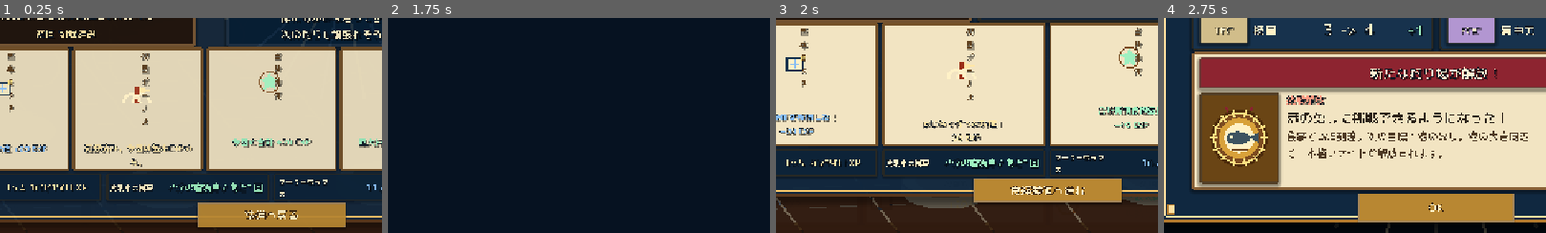
Above: before the commit, frames 1-4 (left to right).
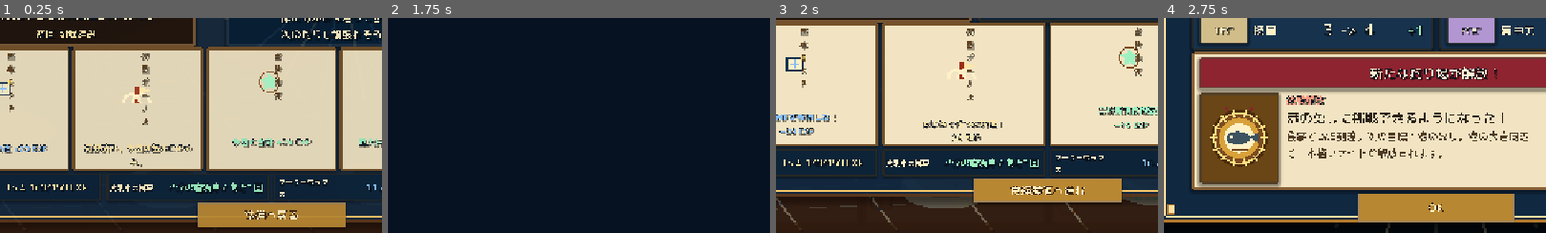
Above: after the commit, the same moments.

Repository: RYUKOU-OKUMURA/tsuri_quest_umi_mvp
Game: Godot game, scene res://tools/cooking_content_audit.tscn
Two runs of this game, one before a commit and one after it. Both use one fixed random seed, a clock stepped at 60 frames per second and the inputs below. This scene is started directly instead of the project's main scene.
Inputs:
- Up to frame 1 (0.25 s): no input
- Up to frame 2 (1.75 s): click "調理する" at 0.5 s; click "港へ" at 1.25 s
- Up to frame 3 (2 s): no input
- Up to frame 4 (2.75 s): click "詳細" at 2 s
The pictures show only the part of the screen within x 14-64%, y 50-100%; the shares and areas given below are measured in that part.

Frames 1-2 are identical in both runs. In frame 3, 0.4% of the frame differs, in the area x 2-23%, y 65-70%; in frame 4, nothing differs.

Commit message:
Align meal result status timing

Diff:
--- a/src/ui/components/cooking_reward_panel.gd
+++ b/src/ui/components/cooking_reward_panel.gd
@@ -773,16 +773,21 @@
 func _refresh_status_strip(result: Dictionary) -> void:
 	if _status_level_label == null:
 		return
-	var next_exp := PlayerProgress.exp_to_next_level()
+	var snapshot := Dictionary(result.get("status_snapshot", {}))
+	var level := int(snapshot.get("level", PlayerProgress.level))
+	var exp := int(snapshot.get("exp", PlayerProgress.exp))
+	var next_exp := int(snapshot.get("exp_max", PlayerProgress.exp_to_next_level()))
+	var fish_total := int(snapshot.get("fish_total", _total_fish_count()))
+	var money := int(snapshot.get("money", PlayerProgress.money))
 	_status_level_label.text = "Lv.%d  %d/%d EXP" % [
-		PlayerProgress.level,
-		PlayerProgress.exp,
+		level,
+		exp,
 		next_exp,
 	]
 	var buff := Dictionary(result.get("buff", {}))
 	_status_meal_label.text = "%s / あと1回" % String(buff.get("name", result.get("dish_name", "料理")))
-	_status_cooler_label.text = "%d / 20" % _total_fish_count()
-	_status_money_label.text = "%d G" % PlayerProgress.money
+	_status_cooler_label.text = "%d / 20" % fish_total
+	_status_money_label.text = "%d G" % money
 
 
 func _total_fish_count() -> int:
--- a/src/ui/cooking_screen.gd
+++ b/src/ui/cooking_screen.gd
@@ -935,9 +935,17 @@
 	_refresh_all()
 	var leveled := not leveled_to.is_empty()
 	var reward_exp_after := exp_max_before if leveled else PlayerProgress.exp
+	var meal_status_snapshot := _meal_status_snapshot(level_before, exp_before, exp_max_before)
 	_show_meal_result(result, leveled)
 	_show_reward_overlay(
-		result, exp_before, reward_exp_after, exp_max_before, level_before, stats_before, leveled
+		result,
+		exp_before,
+		reward_exp_after,
+		exp_max_before,
+		level_before,
+		stats_before,
+		leveled,
+		meal_status_snapshot
 	)
 	Juicer.add_trauma(0.16)
 
@@ -1091,11 +1099,12 @@
 	exp_max: int,
 	level_before: int,
 	stats_before: Dictionary,
-	leveled: bool
+	leveled: bool,
+	meal_status_snapshot := {}
 ) -> void:
 	var panel := CookingRewardPanelScript.new()
 	add_child(panel)
-	panel.show_meal_result(result)
+	panel.show_meal_result(_with_meal_status_snapshot(result, meal_status_snapshot))
 	panel.closed.connect(
 		func() -> void:
 			_show_exp_reward_overlay(
@@ -1108,6 +1117,24 @@
 				leveled
 			)
 	)
+
+
+func _meal_status_snapshot(level_before: int, exp_before: int, exp_max_before: int) -> Dictionary:
+	return {
+		"level": level_before,
+		"exp": exp_before,
+		"exp_max": exp_max_before,
+		"fish_total": _total_fish_count(),
+		"money": PlayerProgress.money,
+	}
+
+
+func _with_meal_status_snapshot(result: Dictionary, meal_status_snapshot: Dictionary) -> Dictionary:
+	if meal_status_snapshot.is_empty() or result.has("status_snapshot"):
+		return result
+	var display_result := result.duplicate(true)
+	display_result["status_snapshot"] = meal_status_snapshot.duplicate(true)
+	return display_result
 
 
 func _show_exp_reward_overlay(
--- a/tools/cooking_content_audit.gd
+++ b/tools/cooking_content_audit.gd
@@ -215,6 +215,7 @@
 	var screen := await _mount_cooking_screen()
 	var result := _fake_level_result()
 	_seed_after_meal_state()
+	result["status_snapshot"] = _meal_status_snapshot(4, 130, 150)
 	screen.preview_show_meal_reward_result(result, true)
 	await get_tree().create_timer(0.7).timeout
 	await _expect_texts(
@@ -236,7 +237,7 @@
 			"次の釣行で最大体力 +5%",
 			"1回の釣行で発動",
 			"プレイヤーLv.",
-			"Lv.5  20/190 EXP",
+			"Lv.4  130/150 EXP",
 			"効果中の料理",
 			"アジの塩焼き / あと1回",
 			"クーラーボックス",
@@ -254,6 +255,7 @@
 			"次の釣行で効果！",
 			"EXP 130 / 150",
 			"Lv.4 -> Lv.5 / ぬし解放",
+			"Lv.5  20/190 EXP",
 			"PLAYER",
 			"DISH",
 			"POWER",
@@ -467,6 +469,23 @@
 	}
 
 
+func _meal_status_snapshot(level_before: int, exp_before: int, exp_max_before: int) -> Dictionary:
+	return {
+		"level": level_before,
+		"exp": exp_before,
+		"exp_max": exp_max_before,
+		"fish_total": _total_fish_count(),
+		"money": PlayerProgress.money,
+	}
+
+
+func _total_fish_count() -> int:
+	var total := 0
+	for fish_id in GameData.get_all_fish_ids():
+		total += PlayerProgress.fish_count(fish_id)
+	return total
+
+
 func _seed_exp_gain_state() -> void:
 	PlayerProgress.level = 4
 	PlayerProgress.exp = 100
--- a/tools/cooking_preview.gd
+++ b/tools/cooking_preview.gd
@@ -39,10 +39,11 @@
 
 	_seed_select_state()
 	screen = await _mount_screen(vp)
-	var old_stats := PlayerProgress.get_base_stats()
 	var fake_result := _fake_meal_result()
 	_seed_after_meal_state()
-	screen.preview_show_meal_reward_result(fake_result, true)
+	var meal_result := fake_result.duplicate(true)
+	meal_result["status_snapshot"] = _meal_status_snapshot(4, 130, 150)
+	screen.preview_show_meal_reward_result(meal_result, true)
 
 	await get_tree().process_frame
 	await get_tree().process_frame
@@ -159,6 +160,16 @@
 		"stat": "max_energy",
 		"value": 0.05,
 		"text": "次の釣行で最大体力 +5%",
+	}
+
+
+func _meal_status_snapshot(level_before: int, exp_before: int, exp_max_before: int) -> Dictionary:
+	return {
+		"level": level_before,
+		"exp": exp_before,
+		"exp_max": exp_max_before,
+		"fish_total": _total_fish_count(),
+		"money": PlayerProgress.money,
 	}
 
 
@@ -181,6 +192,13 @@
 	}
 
 
+func _total_fish_count() -> int:
+	var total := 0
+	for fish_id in GameData.get_all_fish_ids():
+		total += PlayerProgress.fish_count(fish_id)
+	return total
+
+
 func _fake_non_level_result() -> Dictionary:
 	return {
 		"ok": true,
Not shown, changed: docs/12_cooking_showcase_qa.md
